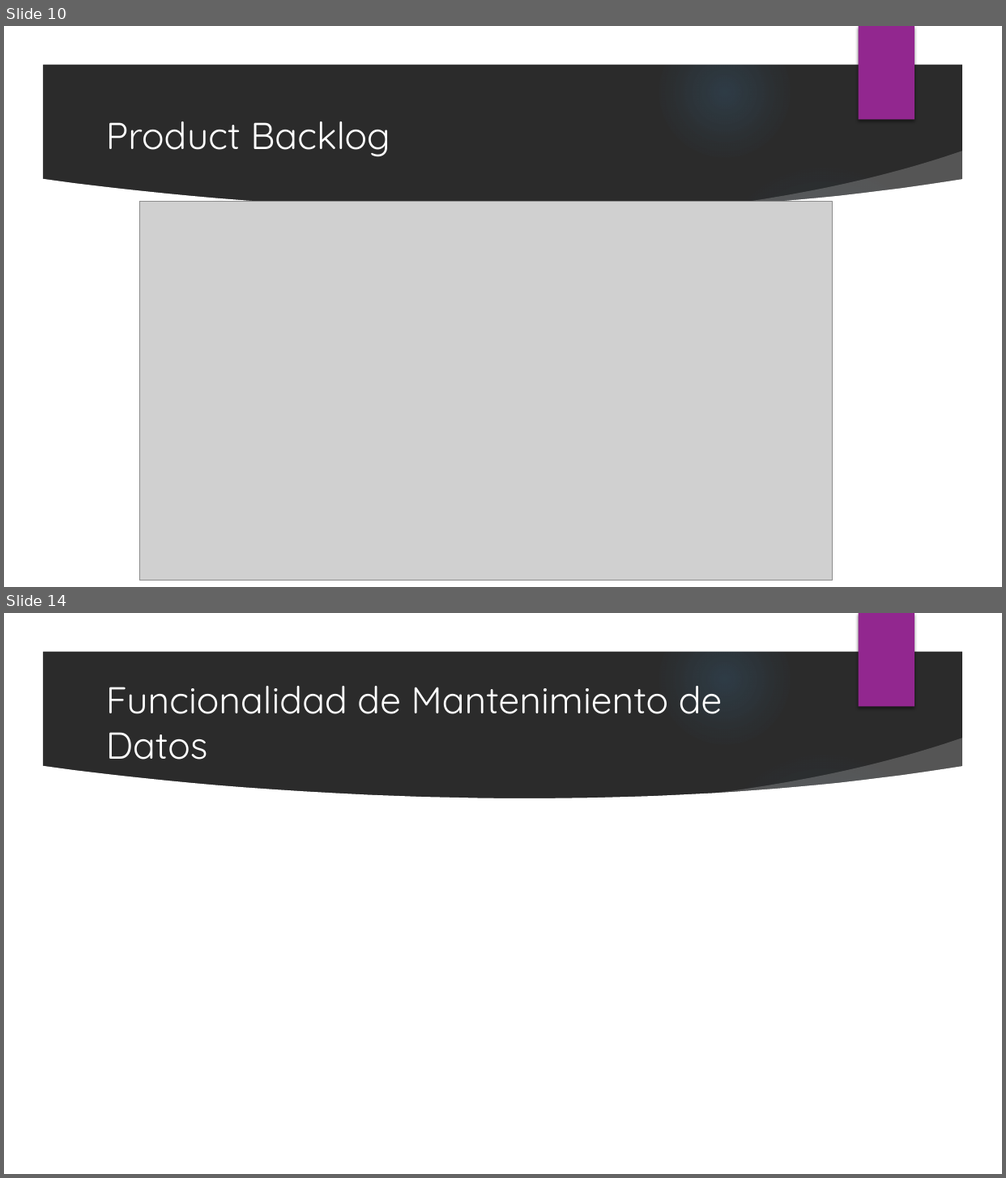
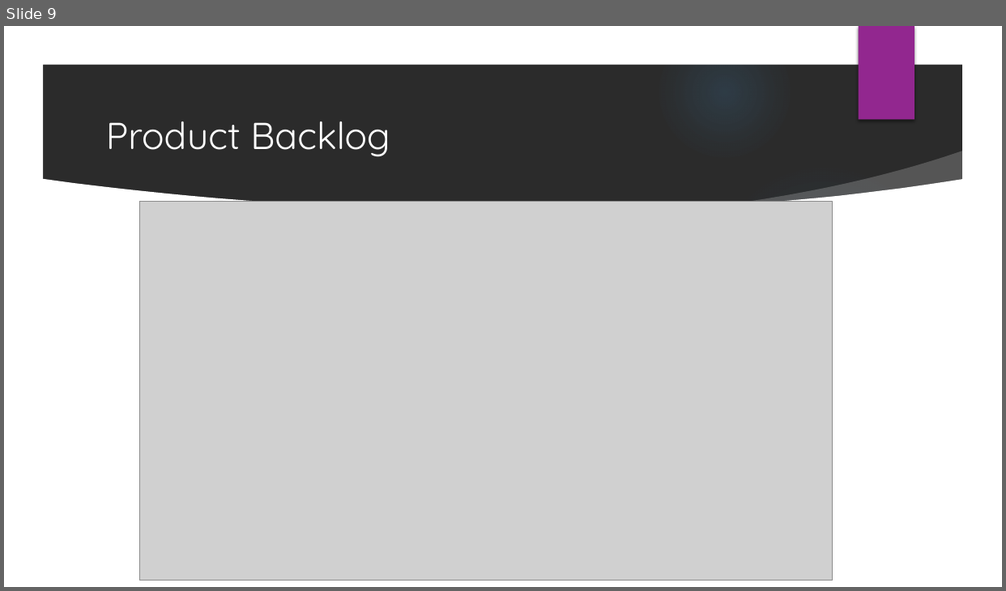
Before and after one commit to ernestosanchezmatos/OPEN_SOURCE, a slide deck: Documentacion/MyE_Demo.pptx. Shown one above the other, each under a label of ours: slides 10 and 14 before the commit, slide 9 after it; the slides between them are not shown. The pictures are 1006x1178 and 1006x591 pixels, drawn with LibreOffice and Linux fonts; fonts in the diff are those of the drawing; grey boxes stand for pictures; background and template pictures are left out; a plain dark background stands for a picture behind light text. Boxes give left, top, right and bottom in pixels: in the first picture for what was removed or moved away, otherwise in the second. Text is boxed around its words. In the diff, an @@ line names an element or a change of style, - is before the commit and + after.

```diff
--- a/Documentacion/MyE_Demo.pptx
+++ b/Documentacion/MyE_Demo.pptx
@@ slide 14 removed at [4,613,1002,1174], background picture (left out); not listed: 9 template elements that a slide beside it also shows @@
@@ title removed at [106,686,722,760] @@
-Funcionalidad de Mantenimiento de Datos
@@ what was slide 10 is now slide 9 @@
```
Also in this commit, not shown: 4 slides changed, 16 slides added, 3 other slides removed.
